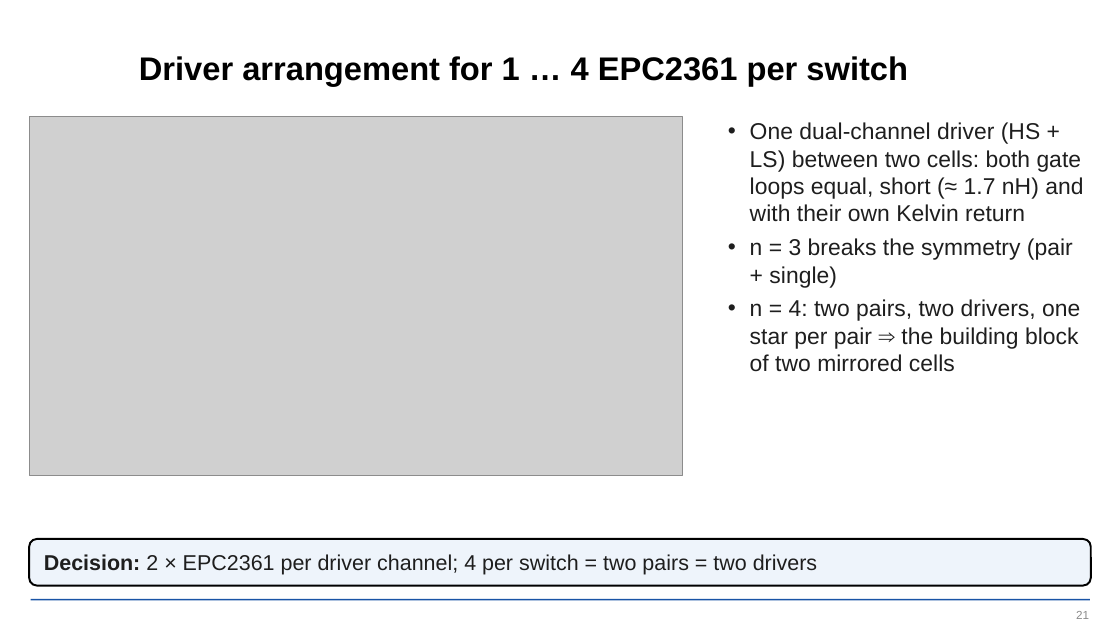
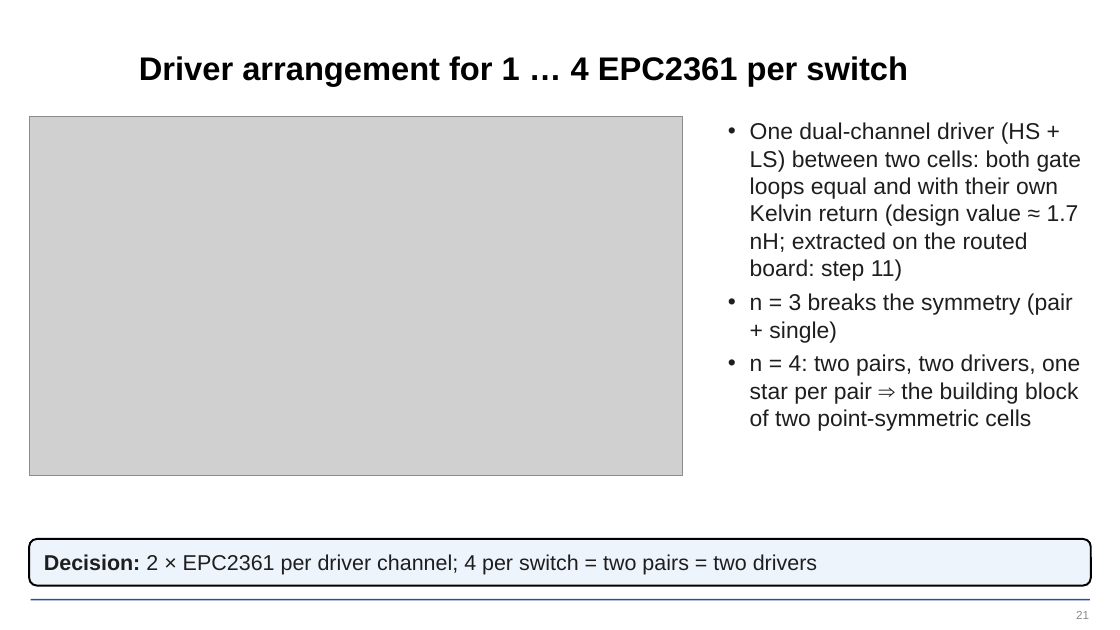
Before and after one commit to EnesAyaz/KTH, a slide deck: slide 21 of PCB-Design/reports/slides/spb_revb_design_flow.pptx. Drawn at 1120x630 pixels with LibreOffice and Linux fonts; fonts in the diff are those of the drawing; grey boxes stand for pictures; background and template pictures are left out. Boxes give left, top, right and bottom in pixels: in the first picture for what was removed or moved away, otherwise in the second. Text is boxed around its words. In the diff, an @@ line names an element or a change of style, - is before the commit and + after.

```diff
--- a/PCB-Design/reports/slides/spb_revb_design_flow.pptx
+++ b/PCB-Design/reports/slides/spb_revb_design_flow.pptx
@@ text at (750,122,1082,281): text changed @@
-• One dual-channel driver (HS + LS) between two cells: both gate loops equal, short (≈ 1.7 nH) and with their own Kelvin return
+• One dual-channel driver (HS + LS) between two cells: both gate loops equal and with their own Kelvin return (design value ≈ 1.7 nH; extracted on the routed board: step 11)
@@ text at (750,354,1080,431): text changed @@
-• n = 4: two pairs, two drivers, one star per pair ⇒ the building block of two mirrored cells
+• n = 4: two pairs, two drivers, one star per pair ⇒ the building block of two point-symmetric cells
```
Also in this commit, not shown: 8 other slides changed, 2 slides added, 32 other files.
